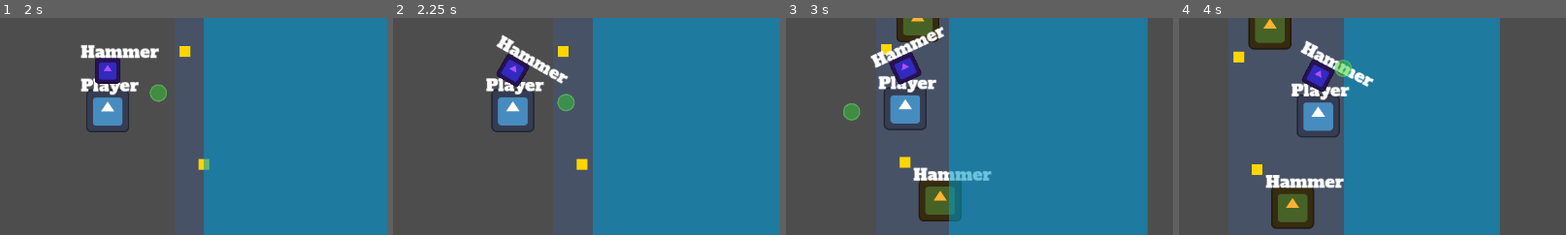
Above: before the commit, frames 1-4 (left to right).
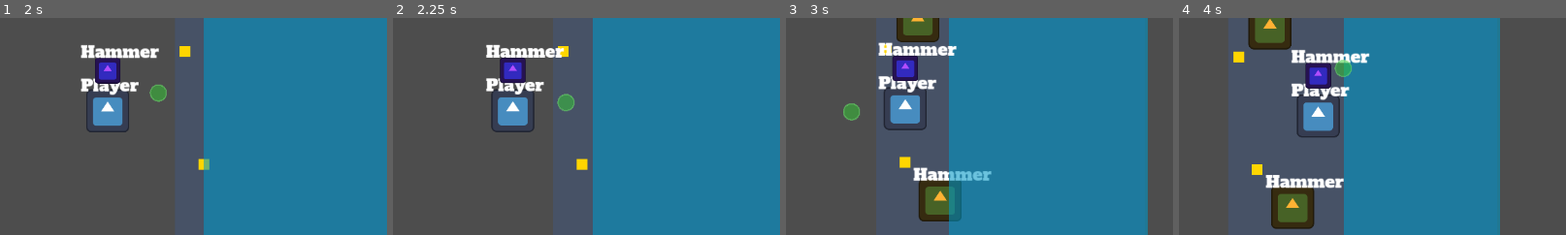
Above: after the commit, the same moments.

Repository: poga/dark-sea
Game: Godot game, scene res://scenes/menu/main_menu.tscn
Same seed, same stepped clock (60 frames per second), same inputs: the game is played once before the commit and once after it. The engine's default icon, where the game draws it, is replaced by a stand-in: a white triangle on a blue panel in a dark square.
Inputs (mouse positions are % of the whole screen's width and height, from its top left):
- Up to frame 1 (2 s): click "Play" at 0.5 s; click "Select" at 1.25 s
- Up to frame 2 (2.25 s): tap Enter at 2 s; move the mouse to (72, 45) at 2.02 s; press the mouse at (72, 45) at 2.03 s; hold D (move_right) from 2.03 s (still down)
- Up to frame 3 (3 s): release D (move_right) at 2.75 s; release the mouse at (72, 45) at 2.75 s; drag from (30, 55) to (4, 51) at 2.77 s
- Up to frame 4 (4 s): move the mouse to (60, 28) at 3.52 s; hold D (move_right) from 3.53 s (still down); hold Shift from 3.53 s (still down); click (60, 28) at 3.8 s
The pictures show only the part of the screen within x 35-84%, y 30-80%; the shares and areas given below are measured in that part.

Frame 1 is identical in both runs. In frame 2, 1.8% of the frame differs, in the area x 24-46%, y 7-32%; in frame 3, 1.8%; in frame 4, 1.9%, in the area x 29-51%, y 10-35%.

Commit message:
fix: use translation swing instead of rotation, fix placement position
Replace rotation-based swing with translation to character's side.
Reset position before impact callback so item placement uses clean
coordinates.

Co-Authored-By: Claude Opus 4.6 <noreply@anthropic.com>

Diff:
--- a/core/tests/test_swing.gd
+++ b/core/tests/test_swing.gd
@@ -11,10 +11,10 @@
 	assert_false(item.is_swinging)
 
 func test_swing_duration_default():
-	assert_eq(item.swing_duration, 0.3)
+	assert_eq(item.swing_duration, 0.1)
 
-func test_swing_angle_default():
-	assert_eq(item.swing_angle, 45.0)
+func test_swing_distance_default():
+	assert_eq(item.swing_distance, 60.0)
 
 func test_play_swing_sets_is_swinging():
 	var called := false
--- a/scenes/item/base_item.gd
+++ b/scenes/item/base_item.gd
@@ -9,8 +9,8 @@
 
 @export var item_name: String = "Item"
 @export var inventory_icon: Texture2D
-@export var swing_duration: float = 0.3
-@export var swing_angle: float = 45.0
+@export var swing_duration: float = 0.1
+@export var swing_distance: float = 60.0
 
 var is_swinging: bool = false
 var _swing_tween: Tween
@@ -76,12 +76,9 @@
 	if _swing_tween and _swing_tween.is_valid():
 		_swing_tween.kill()
 	_swing_tween = create_tween()
-	var direction: float = 1.0 if facing.x >= 0 else -1.0
-	var target_angle: float = deg_to_rad(swing_angle) * direction
-	_swing_tween.tween_property(self, "rotation", target_angle, swing_duration).set_ease(Tween.EASE_IN)
-	_swing_tween.tween_interval(0.05)
+	var side: float = 1.0 if facing.x >= 0 else -1.0
+	var target_pos: Vector2 = Vector2(side * swing_distance, swing_distance)
+	_swing_tween.tween_property(self, "position", target_pos, swing_duration).set_ease(Tween.EASE_OUT)
+	_swing_tween.tween_callback(func(): position = Vector2.ZERO)
 	_swing_tween.tween_callback(on_impact)
-	_swing_tween.tween_callback(func():
-		rotation = 0.0
-		is_swinging = false
-	)
+	_swing_tween.tween_callback(func(): is_swinging = false)
Not shown, added: core/tests/test_swing.gd.uid
Not shown, added: docs/plans/2026-03-01-swing-animation-plan.md
